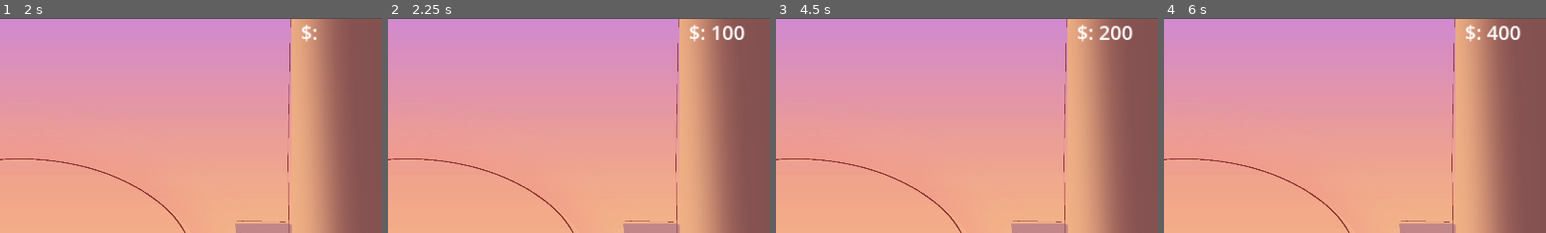
Above: before the commit, frames 1-4 (left to right).
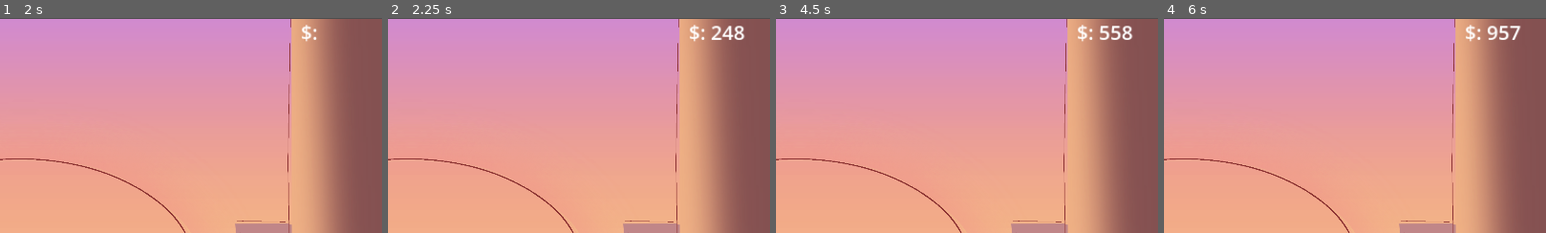
Above: after the commit, the same moments.

Repository: Spedinja/GGJ25
Game: Godot game, scene res://scenes/main_menu.tscn
Same seed, same stepped clock (60 frames per second), same inputs: the game is played once before the commit and once after it.
Inputs (mouse positions are % of the whole screen's width and height, from its top left):
- Up to frame 1 (2 s): click "Start Game" at 0.5 s; tap Enter at 1.25 s; move the mouse to (72, 45) at 1.27 s; click (72, 45) at 1.42 s
- Up to frame 2 (2.25 s): move the mouse to (23, 79) at 2.02 s; click (23, 79) at 2.17 s
- Up to frame 3 (4.5 s): move the mouse to (60, 28) at 2.77 s; click (60, 28) at 2.92 s; move the mouse to (45, 70) at 3.52 s; click (45, 70) at 3.67 s; move the mouse to (21, 77) at 4.27 s; click (21, 77) at 4.42 s
- Up to frame 4 (6 s): move the mouse to (23, 79) at 5.02 s; click (23, 79) at 5.17 s; move the mouse to (22, 81) at 5.77 s; click (22, 81) at 5.92 s
The pictures show only the part of the screen within x 50-100%, y 0-50%; the shares and areas given below are measured in that part.

Frame 1 is identical in both runs. In frame 2, 0.3% of the frame differs, in the area x 84-94%, y 3-11%; in frame 3, 0.3%; in frame 4, 0.4%.

Commit message:
improved bubble score system - value based on size

Diff:
--- a/scenes/player_area.tscn
+++ b/scenes/player_area.tscn
@@ -40,6 +40,7 @@
 [node name="BubbleSpawn_1" type="Node2D" parent="BubbleArea/SpawnArea/BubbleSpawn"]
 position = Vector2(428, 902)
 script = ExtResource("2_7d4fa")
+bubbleValue = 100.0
 
 [node name="BubbleSpawn_2" type="Node2D" parent="BubbleArea/SpawnArea/BubbleSpawn"]
 position = Vector2(624, 856)
--- a/scripts/bubble.gd
+++ b/scripts/bubble.gd
@@ -11,7 +11,7 @@
 var delete_timer = 0
 
 #Signal
-signal bubble_popped
+signal bubble_popped(param)
 var is_clicked = false
 var bubbleValue
 
@@ -43,4 +43,7 @@
 	scale.y = bubbleScale
 
 func setBubbleValue(givenValue) -> void:
-	bubbleValue = givenValue
+	self.bubbleValue = givenValue
+
+func getBubbleValue() -> int:
+	return self.bubbleValue
--- a/scripts/bubble_area.gd
+++ b/scripts/bubble_area.gd
@@ -37,6 +37,6 @@
 	print("Score: ", score)
 	$BubbleArea_HUD/CurrentMoney_US.text = str("$: ", score)
 
-func on_bubble_popped():
-	_add_score(100)
+func on_bubble_popped(arg1):
+	_add_score(arg1)
 	print("pop")
--- a/scripts/bubble_spawner.gd
+++ b/scripts/bubble_spawner.gd
@@ -26,11 +26,11 @@
 	var bubble_instance = bubble_scene.instantiate()
 	if bubble_instance != null:
 		bubble_instance.add_to_group("bubbles")
-		bubble_instance.bubble_popped.connect($"../../..".on_bubble_popped)
 		bubbleScale = randf_range(1,4)
 		bubble_instance.setBubbleScale(bubbleScale)
 		bubble_instance.setBubbleValue(bubbleValue*bubbleScale)
 		bubble_instance.position = position
+		bubble_instance.bubble_popped.connect($"../../..".on_bubble_popped.bind(bubble_instance.getBubbleValue()))
 		$"../../Bubbles".add_child(bubble_instance)
 	else:
 		print("error no bubble")
